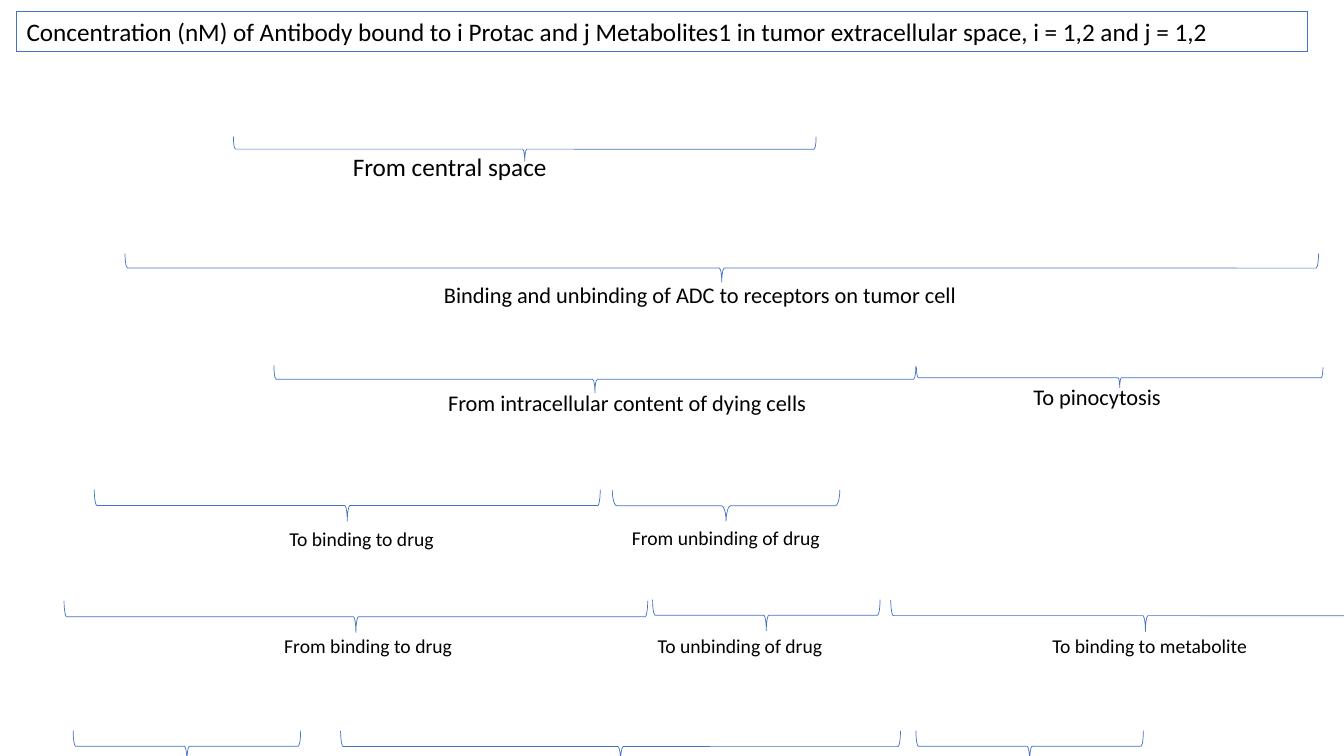
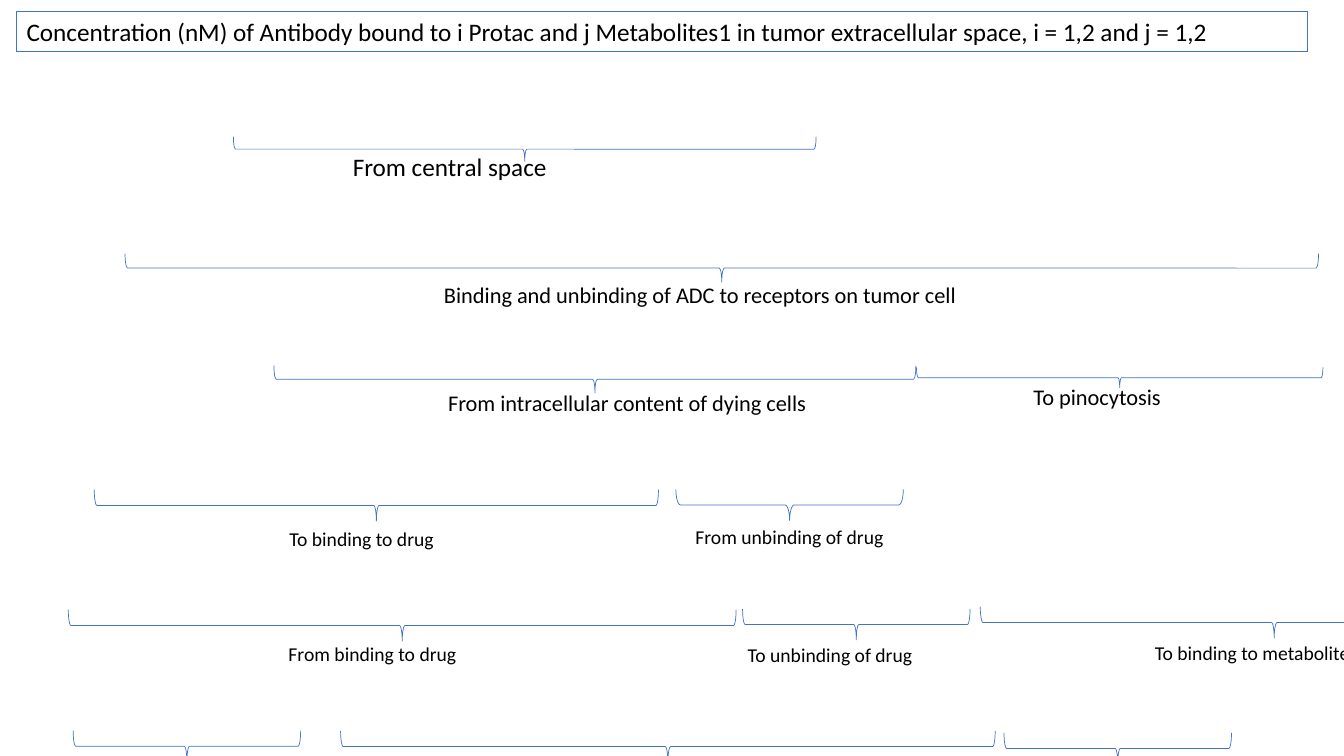
Before and after one commit to judith-stein/hc-protac-shuttle-rshiny-in-vivo, a slide deck: slide 30 of www/logistic_pk_pd_equations_explained.pptx. Drawn at 1344x756 pixels with LibreOffice and Linux fonts; fonts in the diff are those of the drawing; background and template pictures are left out. Boxes give left, top, right and bottom in pixels: in the first picture for what was removed or moved away, otherwise in the second. Text is boxed around its words. In the diff, an @@ line names an element or a change of style, - is before the commit and + after.

```diff
--- a/www/logistic_pk_pd_equations_explained.pptx
+++ b/www/logistic_pk_pd_equations_explained.pptx
@@ right brace: place and size @@
-right brace at [94,491,600,522]
+right brace at [94,491,659,522]
@@ right brace: place and size @@
-right brace at [613,491,840,522]
+right brace at [676,490,904,521]
@@ text "From unbinding of drug": place and size @@
-text "From unbinding of drug" at [632,531,820,549]
+text "From unbinding of drug" at [695,530,884,548]
@@ right brace: place and size @@
-right brace at [64,601,647,632]
+right brace at [68,610,736,641]
@@ right brace: place and size @@
-right brace at [653,600,881,632]
+right brace at [743,609,970,641]
@@ right brace: place and size @@
-right brace at [891,600,1344,631]
+right brace at [980,607,1344,638]
@@ text "From binding to drug": place and size @@
-text "From binding to drug" at [284,639,452,657]
+text "From binding to drug" at [288,647,457,665]
@@ text "To unbinding of drug": place and size @@
-text "To unbinding of drug" at [658,639,822,657]
+text "To unbinding of drug" at [748,648,912,666]
@@ text "To binding to metabolite" rewrapped from [1052,639,1247,657] to [1155,646,1344,664] @@
@@ right brace: place and size @@
-right brace at [341,731,900,756]
+right brace at [341,731,995,756]
@@ right brace: place and size @@
-right brace at [916,731,1144,756]
+right brace at [1004,734,1232,756]
```
Also in this commit, not shown: 15 other slides changed, 4 other files.
